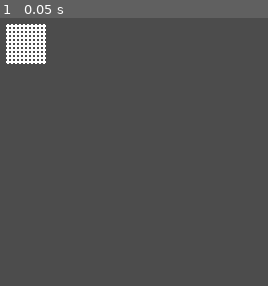
Above: before the commit, frame 1.
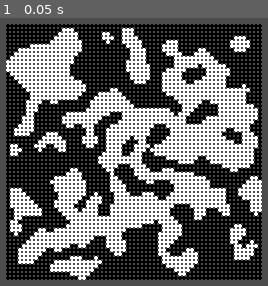
Above: after the commit, the same moment.

Repository: AndyGFX/AGFX_GD3_Procedural_Nodes
Game: Godot game, scene res://MAIN.tscn
Same seed, same stepped clock (60 frames per second), same inputs: the game is played once before the commit and once after it.
Inputs:
- Up to frame 1 (0.05 s): no input

The runs differ from the first frame. In frame 1, 68% of the frame differs, in the area x 2-98%, y 2-98%.

Commit message:
Remove unused scripts

Diff:
--- a/MAIN.tscn
+++ b/MAIN.tscn
@@ -1,8 +1,7 @@
-[gd_scene load_steps=4 format=2]
+[gd_scene load_steps=3 format=2]
 
 [ext_resource path="res://Scripts/Preview.gd" type="Script" id=1]
 [ext_resource path="res://Scripts/Procedural/ProceduralConways.gd" type="Script" id=2]
-[ext_resource path="res://Scripts/Procedural/ProceduralMaze.gd" type="Script" id=3]
 
 [node name="Scene" type="Node2D" index="0"]
 
@@ -23,7 +22,7 @@
 size_flags_vertical = 1
 stretch_mode = 0
 script = ExtResource( 1 )
-nodeName = "Maze"
+nodeName = "Conways"
 
 [node name="Conways" type="Node2D" parent="." index="1"]
 
@@ -38,14 +37,3 @@
 deathLimit = 4
 repeatCount = 4
 invert = true
-
-[node name="Maze" type="Node2D" parent="." index="2"]
-
-script = ExtResource( 3 )
-width = 10
-height = 10
-randomSeed = false
-_seed_ = 123456
-invert = false
-removeWalls = false
-start = Vector2( 1, 1 )
--- a/Scripts/Preview.gd
+++ b/Scripts/Preview.gd
@@ -1,7 +1,7 @@
 extends TextureRect
 
 
-export (String,"Conways","Maze" ) var nodeName = "undefined"
+export (String,"Conways","Noise" ) var nodeName = "undefined"
 
 var proceduralData
 
@@ -23,14 +23,11 @@
 	print("Redraw")
 	for x in range(self.proceduralData.width):
 		for y in range(self.proceduralData.height):
-			if (self.proceduralData.data[x][y].down==0):
+			if (self.proceduralData.data[x][y]==0):
 				draw_circle(Vector2(8+x*2,8+y*2),1.0,Color(0,0,0,1))
-			if (self.proceduralData.data[x][y].down==1):
+			if (self.proceduralData.data[x][y]==1):
 				draw_circle(Vector2(8+x*2,8+y*2),1.0,Color(1,1,1,1))
-			if (self.proceduralData.data[x][y].right==0):
-				draw_circle(Vector2(8+x*2,8+y*2),1.0,Color(0,0,0,1))
-			if (self.proceduralData.data[x][y].right==1):
-				draw_circle(Vector2(8+x*2,8+y*2),1.0,Color(1,1,1,1))
+
 	pass
 
 
